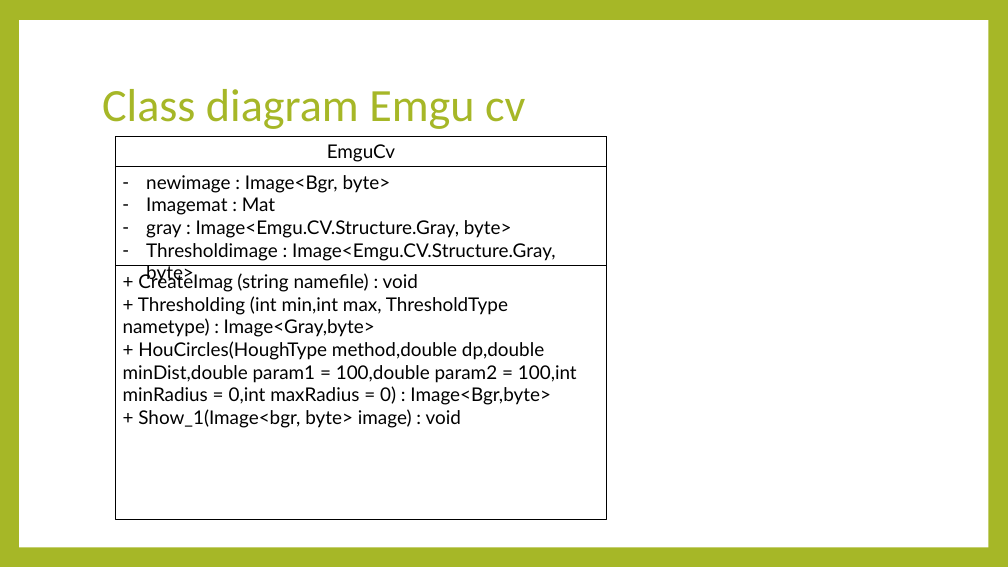
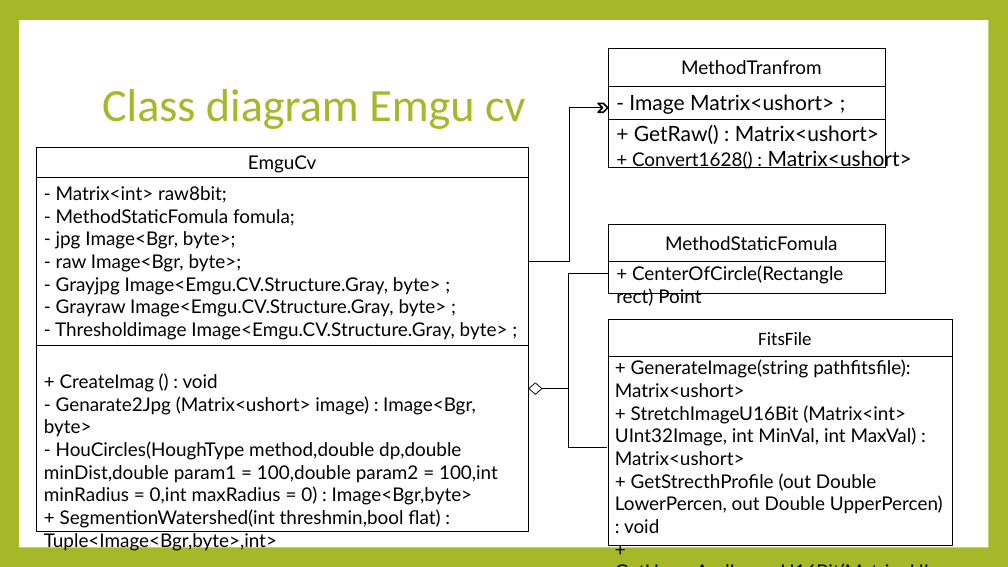
Before and after one commit to NoobMasterEz/PonintingModel, a slide deck: slide 7 of Powpoint/วัตถุประสงค์.pptx. Drawn at 1008x567 pixels with LibreOffice and Linux fonts; fonts in the diff are those of the drawing. Boxes give left, top, right and bottom in pixels: in the first picture for what was removed or moved away, otherwise in the second. Text is boxed around its words. In the diff, an @@ line names an element or a change of style, - is before the commit and + after.

```diff
--- a/Powpoint/วัตถุประสงค์.pptx
+++ b/Powpoint/วัตถุประสงค์.pptx
@@ rectangle added at (609,48,885,167), outline #000000 0.75 pt @@
@@ rectangle added at (609,48,885,86), outline #000000 0.75 pt @@
@@ rectangle added at (609,86,885,119), outline #000000 0.75 pt, 20 pt, text #000000 @@
+- Image Matrix<ushort> ;
@@ text added at (681,60,822,74), 18 pt, text #000000 @@
+MethodTranfrom
@@ elbow line added from (529, 262) to (609, 108), #000000 0.79 pt @@
@@ chevron added at (598,104,608,113), fill #FFFFFF, outline #000000 1.5 pt @@
@@ rectangle "EmguCv": place and size @@
-rectangle "EmguCv" at (115,136,606,166)
+rectangle "EmguCv" at (36,147,528,178)
@@ rectangle: place and size @@
-rectangle at (115,136,606,520)
+rectangle at (36,147,528,532)
@@ text added at (632,125,912,169), 20 pt, text #000000 @@
++ GetRaw() : Matrix<ushort>
++ Convert1628() : Matrix<ushort>
@@ rectangle "- Matrix<int> raw8bit;": place and size @@
-rectangle "- Matrix<int> raw8bit;" at (115,166,606,265)
+rectangle "- Matrix<int> raw8bit;" at (36,178,528,346)
@@ text in rectangle at (55,186,508,340): text changed @@
-– newimage : Image<Bgr, byte>
-– Imagemat : Mat
-– gray : Image<Emgu.CV.Structure.Gray, byte>
-– Thresholdimage : Image<Emgu.CV.Structure.Gray, byte>
+- Matrix<int> raw8bit;
+- MethodStaticFomula fomula;
+- jpg Image<Bgr, byte>;
+- raw Image<Bgr, byte>;
+- Grayjpg Image<Emgu.CV.Structure.Gray, byte> ;
+- Grayraw Image<Emgu.CV.Structure.Gray, byte> ;
+- Thresholdimage Image<Emgu.CV.Structure.Gray, byte> ;
@@ rectangle added at (609,224,885,293), outline #000000 0.75 pt @@
@@ rectangle added at (609,224,885,262), outline #000000 0.75 pt @@
@@ text added at (665,236,838,250), 18 pt, text #000000 @@
+MethodStaticFomula
@@ text added at (616,265,843,306), 18 pt, text #000000 @@
++ CenterOfCircle(Rectangle rect) Point
@@ elbow line added from (568, 389) to (609, 273), #000000 0.79 pt @@
@@ rectangle added at (609,319,953,545), outline #000000 0.75 pt @@
@@ rectangle added at (609,319,953,357), outline #000000 0.75 pt @@
@@ text added at (615,359,943,533), 18 pt, text #000000 @@
++ GenerateImage(string pathfitsfile): Matrix<ushort>
++ StretchImageU16Bit (Matrix<int> UInt32Image, int MinVal, int MaxVal) : Matrix<ushort>
++ GetStrecthProfile (out Double LowerPercen, out Double UpperPercen) : void
++ GetUpperAndLowerU16Bit(Matrix<UInt16> CVMat, out UInt16 LowerValue, out UInt16 UpperValue, Double LowerPercen, Double UpperPercen)
@@ text added at (758,332,811,345), 18 pt, text #000000 @@
+FitsFile
@@ text at (44,374,498,552): text changed @@
-+ CreateImag (string namefile) : void
-+ Thresholding (int min,int max, ThresholdType nametype) : Image<Gray,byte>
-+ HouCircles(HoughType method,double dp,double minDist,double param1 = 100,double param2 = 100,int minRadius = 0,int maxRadius = 0) : Image<Bgr,byte>
-+ Show_1(Image<bgr, byte> image) : void
++ CreateImag () : void
+- Genarate2Jpg (Matrix<ushort> image) : Image<Bgr, byte>
+- HouCircles(HoughType method,double dp,double minDist,double param1 = 100,double param2 = 100,int minRadius = 0,int maxRadius = 0) : Image<Bgr,byte>
++ SegmentionWatershed(int threshmin,bool flat) : Tuple<Image<Bgr,byte>,int>
@@ elbow line added from (529, 389) to (608, 448), #000000 0.79 pt @@
@@ diamond added at (529,383,542,394), fill #FFFFFF, outline #000000 0.75 pt @@
```
Also in this commit, not shown: 11 other files.
